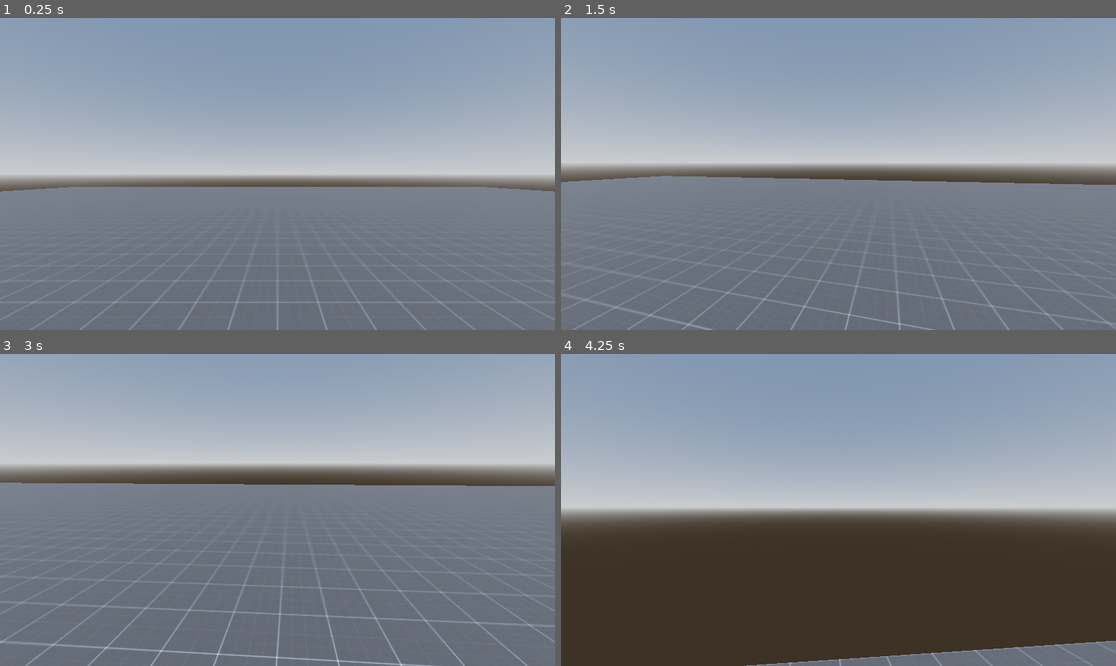
Above: before the commit, frames 1-4 (two rows, left to right).
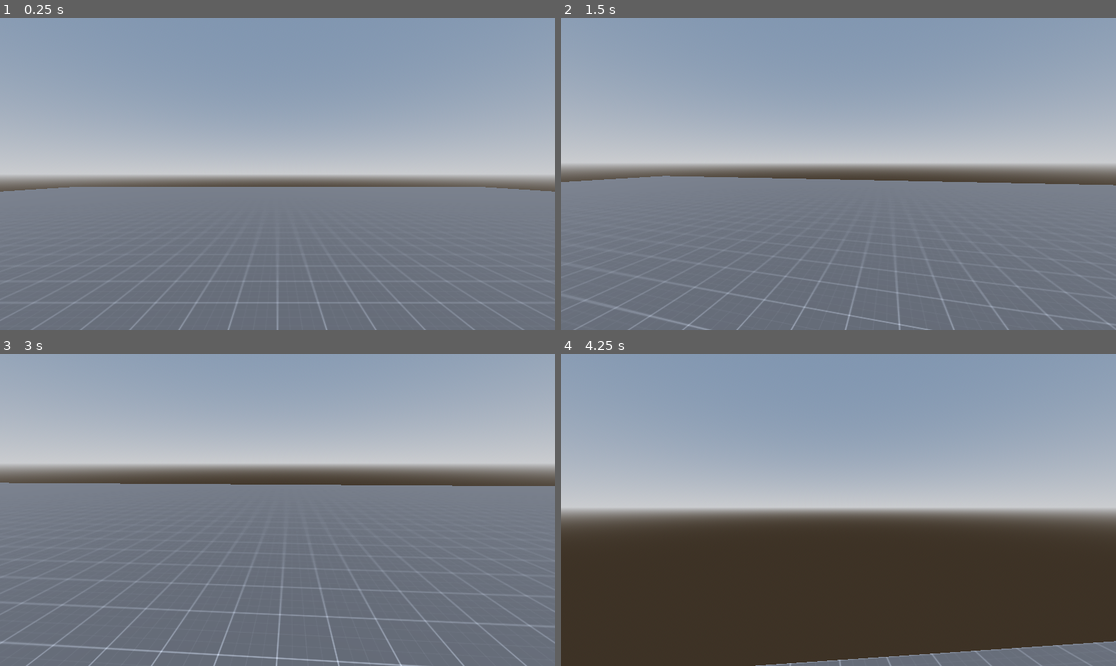
Above: after the commit, the same moments.

Repository: Supergames207/Attraction
Game: Godot game, scene res://scenes/main.tscn
Same seed, same stepped clock (60 frames per second), same inputs: the game is played once before the commit and once after it.
Inputs (mouse positions are in pixels of both pictures, inside the frame that each line leads up to):
- Up to frame 1 (0.25 s): no input
- Up to frame 2 (1.5 s): tap Enter at 0.5 s; move the mouse to (866, 174) at 0.52 s; hold W (forward) 0.53-1.28 s; tap Tab (Tab) at 0.6, 1.35 s; move the mouse to (727, 189) at 1.27 s; hold S (backward) from 1.28 s (still down)
- Up to frame 3 (3 s): move the mouse to (288, 503) at 2.02 s; release S (backward) at 2.03 s; hold W (forward) from 2.03 s (still down); tap Tab (Tab) at 2.1, 2.85 s; move the mouse to (249, 572) at 2.77 s
- Up to frame 4 (4.25 s): keep holding W (forward); move the mouse to (877, 513) at 3.52 s; tap Tab (Tab) at 3.6 s

The runs differ from the first frame. In frame 1, less than 0.1% of the frame differs, in the area x 0-100%, y 54-92%; in frame 2, 0.1%; in frame 3, 0.5%, in the area x 0-100%, y 41-100%; in frame 4, 0.2%.

Commit message:
Movement

Diff:
--- a/prefabs/player/Player.gd
+++ b/prefabs/player/Player.gd
@@ -27,4 +27,5 @@
 
 	velocity += SPEED * delta * rotated_direction
 	velocity *= Vector3(DRAG, 1, DRAG)
+	velocity.y += -GRAVITY*delta
 	move_and_slide()
--- a/project.godot
+++ b/project.godot
@@ -11,7 +11,7 @@
 [application]
 
 config/name="Attraction"
-run/main_scene="uid://dfp1ho03p0ywc"
+run/main_scene="uid://bjvipbf1mrtmi"
 config/features=PackedStringArray("4.4", "GL Compatibility")
 config/icon="res://icon.svg"
 
--- a/scenes/main.tscn
+++ b/scenes/main.tscn
@@ -11,6 +11,9 @@
 [sub_resource type="PlaneMesh" id="PlaneMesh_jyhfs"]
 material = SubResource("StandardMaterial3D_sugp2")
 size = Vector2(50, 50)
+
+[sub_resource type="BoxShape3D" id="BoxShape3D_sugp2"]
+size = Vector3(50, 0.1, 50)
 
 [sub_resource type="StandardMaterial3D" id="StandardMaterial3D_tbgi4"]
 albedo_texture = ExtResource("3_sugp2")
@@ -39,6 +42,11 @@
 [node name="Ground" type="MeshInstance3D" parent="World"]
 mesh = SubResource("PlaneMesh_jyhfs")
 
+[node name="StaticBody3D" type="StaticBody3D" parent="World/Ground"]
+
+[node name="CollisionShape3D" type="CollisionShape3D" parent="World/Ground/StaticBody3D"]
+shape = SubResource("BoxShape3D_sugp2")
+
 [node name="Cube" type="MeshInstance3D" parent="World"]
 transform = Transform3D(1, 0, 0, 0, 1, 0, 0, 0, 1, -4, 0.520445, 0)
 mesh = SubResource("BoxMesh_tefeu")
Not shown: 1 places in scenes/main.tscn that only renumber resources
